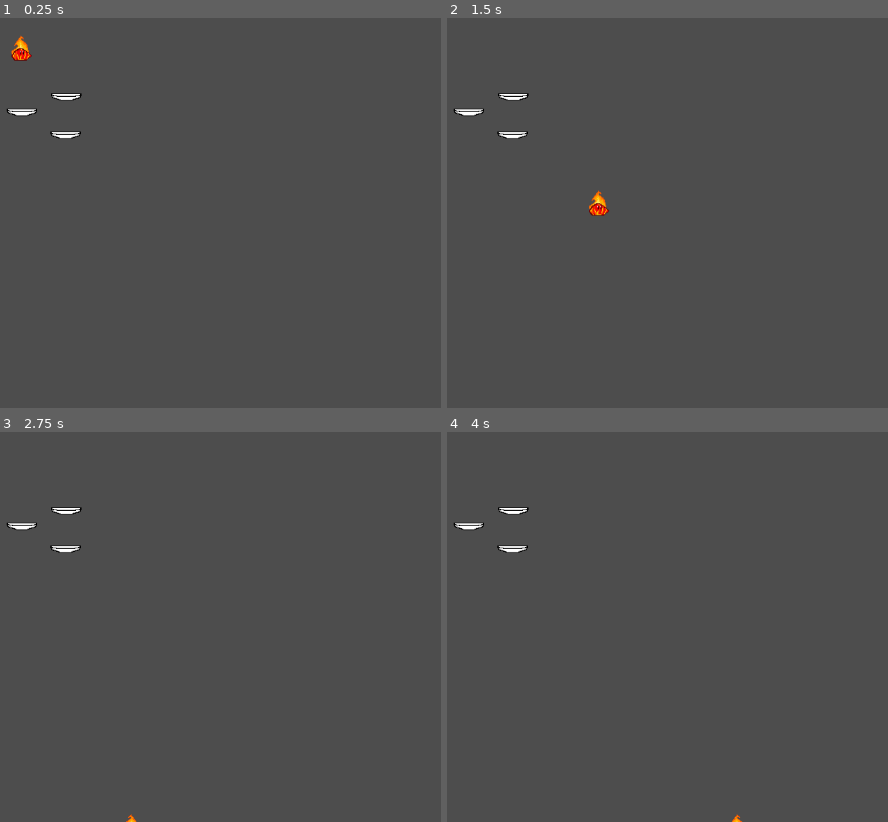
Above: before the commit, frames 1-4 (two rows, left to right).
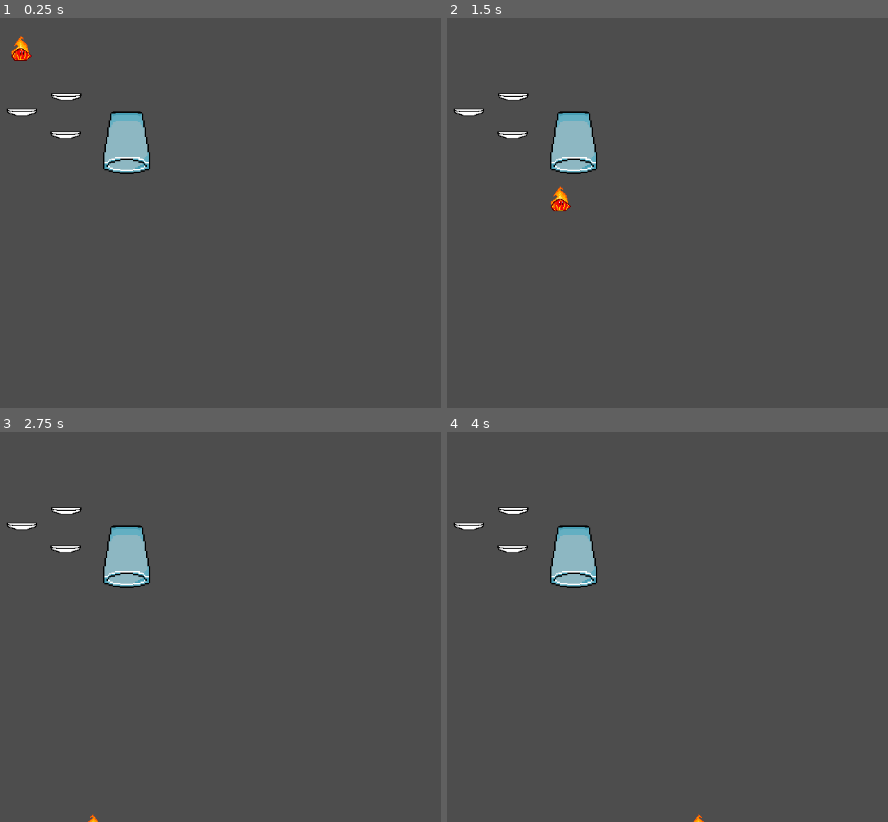
Above: after the commit, the same moments.

Repository: MarycieloBerrio/JAM_2025
Game: Godot game, scene res://main.tscn
The game is run twice, just before and just after one commit, with the same random seed, the same clock (stepped at 60 frames per second) and the same inputs.
Inputs:
- Up to frame 1 (0.25 s): no input
- Up to frame 2 (1.5 s): hold Right (Move_right) from 0.53 s (still down); tap W (Jump) at 0.77 s
- Up to frame 3 (2.75 s): tap W (Jump) at 1.52 s; release Right (Move_right) at 2.03 s; hold Left (Move_left) from 2.03 s (still down)
- Up to frame 4 (4 s): tap Enter at 2.75 s; release Left (Move_left) at 2.78 s; hold Right (Move_right) from 2.78 s (still down); tap W (Jump) at 3.02, 3.77 s; tap Space at 3.5 s

The runs differ from the first frame. In frame 1, 1.5% of the frame differs, in the area x 2-35%, y 4-40%; in frame 2, 1.8%, in the area x 23-37%, y 23-51%; in frame 3, 1.5%; in frame 4, 1.5%.

Commit message:
Configurado objeto vaso
Se añadió el vaso como plataform-glass.tscn. Se probo en la escena principal

Diff:
--- a/soapocalipsis-main/main.tscn
+++ b/soapocalipsis-main/main.tscn
@@ -1,7 +1,8 @@
-[gd_scene load_steps=3 format=3 uid="uid://bufrl4l7a4cox"]
+[gd_scene load_steps=4 format=3 uid="uid://bufrl4l7a4cox"]
 
 [ext_resource type="PackedScene" uid="uid://ce7m0u0yf2oqh" path="res://player.tscn" id="1_q6qkq"]
 [ext_resource type="PackedScene" uid="uid://25qm4gka3hn7" path="res://platform.tscn" id="2_3fkip"]
+[ext_resource type="PackedScene" uid="uid://crmtm5qsqhw0a" path="res://plataform-glass.tscn" id="3_3ih6y"]
 
 [node name="Main" type="Node"]
 
@@ -16,3 +17,6 @@
 
 [node name="Platform3" parent="." instance=ExtResource("2_3fkip")]
 position = Vector2(171, 249)
+
+[node name="Plataform-glass" parent="." instance=ExtResource("3_3ih6y")]
+position = Vector2(256, 264)
--- /dev/null
+++ b/soapocalipsis-main/plataform-glass.tscn
@@ -0,0 +1,11 @@
+[gd_scene load_steps=2 format=3 uid="uid://crmtm5qsqhw0a"]
+
+[ext_resource type="Texture2D" uid="uid://b28nuc583c6rs" path="res://sprites/plataform-glass.png" id="1_vxl2d"]
+
+[node name="Plataform-glass" type="StaticBody2D"]
+
+[node name="Sprite2D" type="Sprite2D" parent="."]
+texture = ExtResource("1_vxl2d")
+
+[node name="CollisionPolygon2D" type="CollisionPolygon2D" parent="."]
+polygon = PackedVector2Array(-17, -44, 23, -44, 23, -43, 25, -43, 25, -41, 27, -41, 27, -31, 29, -31, 29, -21, 31, -21, 31, -7, 33, -7, 33, 3, 35, 3, 35, 15, 37, 15, 37, 39, 35, 39, 35, 41, 29, 41, 29, 43, 23, 43, 23, 45, 13, 45, 13, 46, -7, 46, -7, 45, -17, 45, -17, 43, -23, 43, -23, 41, -29, 41, -29, 39, -31, 39, -31, 15, -29, 15, -29, 3, -27, 3, -27, -7, -25, -7, -25, -21, -23, -21, -23, -31, -21, -31, -21, -41, -19, -41, -19, -43, -17, -43)
--- a/soapocalipsis-main/project.godot
+++ b/soapocalipsis-main/project.godot
@@ -48,5 +48,6 @@
 
 [rendering]
 
+textures/canvas_textures/default_texture_filter=0
 renderer/rendering_method="gl_compatibility"
 renderer/rendering_method.mobile="gl_compatibility"
Binary file added: soapocalipsis-main/sprites/plataform-glass.png
Not shown, added: soapocalipsis-main/sprites/plataform-glass.png.import
